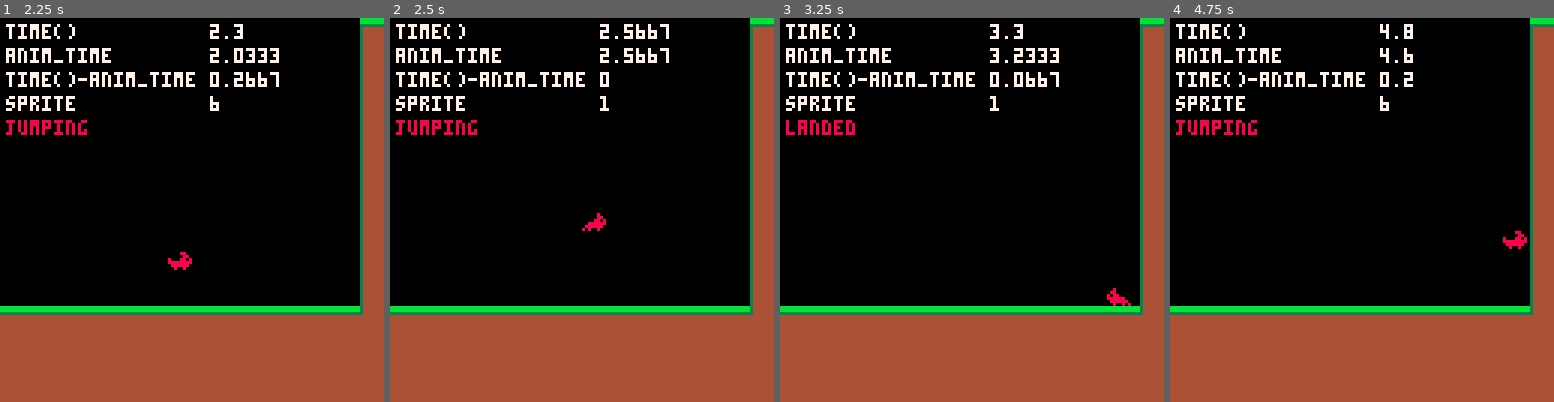
Above: before the commit, frames 1-4 (left to right).
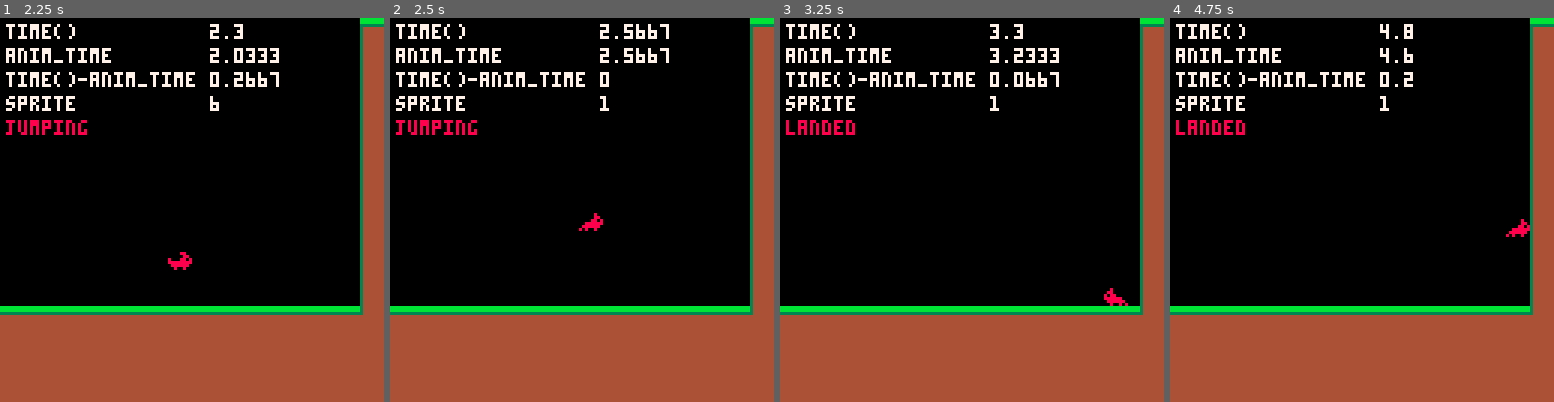
Above: after the commit, the same moments.

Repository: matthewdimatteo/helloworld
Game: PICO-8 cartridge sidescroller05_animated_sprite.p8
The game is run twice, just before and just after one commit, with the same random seed, the same clock (stepped at 60 frames per second) and the same inputs.
Inputs:
- Up to frame 1 (2.25 s): tap X (X key) at 0.33, 1.07, 1.85 s; tap O (Z key) at 0.7, 1.7, 2.1 s; hold Right 1.6-2.1 s; hold Up from 2.15 s (still down)
- Up to frame 2 (2.5 s): release Up at 2.42 s; hold Right from 2.47 s (still down)
- Up to frame 3 (3.25 s): tap O (Z key) at 2.5, 2.9 s; tap X (X key) at 2.97 s; release Right at 3.03 s; hold Left from 3.08 s (still down)
- Up to frame 4 (4.75 s): tap O (Z key) every 0.4 s from 3.3 to 4.5 s; release Left at 3.58 s; hold Down 3.63-3.97 s; hold Right 4.02-4.68 s; tap X (X key) at 4.08 s; hold Up from 4.73 s (still down)

Frame 1 is identical in both runs. In frame 2, 0.1% of the frame differs, in the area x 49-57%, y 50-56%; in frame 3, 0.1%; in frame 4, 0.5%, in the area x 1-94%, y 20-61%.

Commit message:
Add files via upload

Diff:
--- a/sidescroller05_animated_sprite.p8
+++ b/sidescroller05_animated_sprite.p8
@@ -5,29 +5,33 @@
 -- example 05: sprite animation
 -- by matthew dimatteo
 
+-- tab 0: game loop
+-- tab 1: player functions
+-- tab 2: animation function
+-- tab 3: map collision function
+
 -- runs once at start
 function _init()
 
 	-- physics
-	gravity=0.3
-	friction=0.85
+	grav=0.3
+	fric=0.85
 
 	-- map tile flags
 	ground=0
-	platform=1
 
 	-- baseline value for player animation timer
 	anim_time=0
 
 	-- object initialization
-	make_player()
+	make_plyr() -- tab 1
 
 end -- end _init()
 
 -- runs 30x per second
 function _update()
-	move_player()
-	animate_player()
+	move_plyr() -- tab 1
+	anim_plyr() -- tab 2
 end -- end _update()
 
 -- runs 30x per second
@@ -39,237 +43,316 @@
 	print("time()           "..time(),2,2,7)
 	print("anim_time        "..anim_time,2,10,7)
 	print("time()-anim_time "..time()-anim_time,2,18,7)
-	print("sprite           "..player.sp,2,26,7)
+	print("sprite           "..plyr.n,2,26,7)
 
 	-- print jumping/landed
-	if player.landed then
+	if plyr.landed then
 	 	print("landed",2,34,8)
 	else
 	 	print("jumping",2,34,8)
-	end -- end if player.landed
-
-	spr(player.sp,player.x,player.y,1,1,player.flip) -- draw player
+	end -- end if plyr.landed
+
+	spr(plyr.n,plyr.x,plyr.y,1,1,plyr.flip) -- draw player
 end -- end _draw()
 -->8
-
--- player
+-- player functions
 
 -- make_player()
-function make_player()
+function make_plyr()
 
 	-- player object
-	player={}
+	plyr={}
 
 	-- sprite number
-	player.sp=1
+	plyr.n=1
 
 	-- starting position (in px)
-	player.x=16
-	player.y=0
+	plyr.x=16
+	plyr.y=0
 
 	-- width and height (in px)
-	player.w=8
-	player.h=8
+	plyr.w=8
+	plyr.h=8
 
 	-- sprite direction (x-axis)
-	player.flip=false
+	plyr.flip=false
 
 	-- change in x/y
-	player.dx=0
-	player.dy=0
-
-	-- max speed
-	player.max_dx=2
-	player.max_dy=3
-
-	-- acceleration
-	player.x_acc=0.5
-	player.y_acc=4
+	plyr.dx=0
+	plyr.dy=0
+
+	-- speed
+	plyr.xspd=0.5
+	plyr.yspd=4
 
 	-- animation timer
 	anim=0
 
 	-- player state
-	player.landed=false
-
-end -- end make_player()
+	plyr.landed=false
+
+end -- end make_plyr()
 
 -- move player
-function move_player()
-
-	player.dy+=gravity -- increment change in y by gravity
-	player.dx*=friction -- if friction < 1, multiplication reduces change in x
-
-	-- hold left
-	if btn(0) then
-		player.dx-=player.x_acc
-		player.flip=true
-	end -- end if btn(0)
-
-	-- hold right
-	if btn(1) then
-		player.dx+=player.x_acc
-		player.flip=false
-	end -- end if btn(1)
+function move_plyr()
+
+	-- dx and dy are used to
+	-- calculate how much the
+	-- player will move each frame
+
+	-- multiplying dx by a friction
+	-- value less than 1 slows it
+	plyr.dx*=fric
+
+	-- inc change in y by gravity
+	-- to make player fall
+	plyr.dy+=grav
+
+	-- the player's x and y values
+	-- must be incremented by dx
+	-- and dy, respectively, at
+	-- the end of this function
+	-- in order to move
+
+	-- hold left arrow
+	if btn(⬅️) then
+
+		-- substract from change in x
+		-- to move left
+		plyr.dx-=plyr.xspd
+
+		-- flip player sprite since
+		-- it faces right by default
+		plyr.flip=true
+
+	end -- end if btn(⬅️)
+
+	-- hold right arrow
+	if btn(➡️) then
+
+		-- add to change in x to
+		-- move right
+		plyr.dx+=plyr.xspd
+
+		-- unflip the sprite in case
+		-- the player had been
+		-- moving left
+		plyr.flip=false
+
+	end -- end if btn(➡️)
 
 	-- press up or x to jump
-	if (btnp(2) or btnp(5))
-	and player.landed then
-		player.dy-=player.y_acc
-		player.landed=false
-		sfx(6) -- jump sound
-	end -- end if btnp(2 or 5)
-
-	-- check vertical collision below (if dy is positive, the player is falling)
-	if player.dy>0 then
-
-		-- set player state
-		player.landed=false
-
-		-- handle collision with floor
-		if map_collision(player,"down",ground) then
-			player.landed=true
-			player.dy=0 -- stop moving
-
-			-- because of dy momentum, the player can fall a few px into the floor
-			-- this calculates how many px and re-adjusts y
-			-- credit to nerdyteachers.com for this line of code
-			player.y-=((player.y+player.h+1)%8)-1
-		end -- end map_collision ground
-
-	end -- end if player.dy>0
-
-	-- check horizontal collision left (if dx negative, the player is moving left)
-	if player.dx<0 then
-
-		if map_collision(player,"left",ground) then
-			player.dx=0 -- stop moving
-		end -- end map_collision left
-
-	-- check horizontal collision right (if dx positive, the player is moving right)
-	elseif player.dx>0 then
-
-		if map_collision(player,"right",ground) then
-			player.dx=0 -- stop moving
-		end -- end map_collision right
-
-	end -- end if player.dx</>0
+	-- (btnp does not require key
+	-- to be held down)
+	if (btnp(⬆️) or btnp(❎))
+
+	-- w/o the second condition,
+	-- the player would be able
+	-- to jump indefinitely
+ 	and plyr.landed then
+
+		-- subtract from change in y
+		-- to move up on the screen
+		plyr.dy-=plyr.yspd
+
+		-- set boolean to false to
+		-- prevent double jump
+		plyr.landed=false
+
+	end -- end if btnp(⬆️/❎)
+
+	-- stop falling when touching
+	-- a solid tile below player
+	if mcollide(plyr,"down",solid)
+	and plyr.dy > 0
+	then
+		plyr.landed=true
+		plyr.dy=0 -- stop falling
+
+		-- because of vertical speed,
+		-- the player can fall a few
+		-- px into the floor. this
+		-- calculates how many px and
+		-- re-adjusts y (credit to
+		-- nerdyteachers.com for this
+		-- formula)
+		plyr.y-=
+		((plyr.y+plyr.h+1)%8)-1
+
+	end -- end if mcollide down
+
+	-- stop moving up when there's
+	-- collision with a solid tile
+	-- above the player
+	if mcollide(plyr,"up",solid)
+	and plyr.dy < 0
+	then
+		plyr.landed=true
+		plyr.dy=0 -- stop jumping
+	end -- end if mcollide up
+
+	-- set speed limit
+	if big == true then
+		maxdx=2
+	else
+		maxdx=3
+	end
+
+	-- apply speed limit
+	if plyr.dx < -maxdx then
+		plyr.dx = -maxdx
+	end
+	if plyr.dx > maxdx then
+		plyr.dx = maxdx
+	end
+
+	-- correct position on left
+	-- and right
+	fixl=1-((plyr.x+1)%8)
+	fixr=((plyr.x+plyr.w+1)%8)-1
+
+	-- prevent overcorrection
+	if abs(fixl) > 4 then
+		fixl = 8-abs(fixl)
+	end
+
+	-- collide with solid on left
+	if plyr.dx < 0 and
+	mcollide(plyr,"left",solid)
+	then
+		plyr.dx=0 -- stop moving l/r
+
+		-- don't get stuck in wall
+		plyr.x+=fixl
+	end -- end if plyr.dx<0
+
+ 	-- collide with solid on right
+	if plyr.dx > 0 and
+	mcollide(plyr,"right",solid)
+	then
+		plyr.dx=0 -- stop moving l/r
+
+		-- don't get stuck in wall
+		plyr.x-=fixr
+	end -- end if plyr.dx>0
 
 	-- update x,y pos by dx,dy
-	player.x+=player.dx
-	player.y+=player.dy
-
-	-- constrain to left edge of map
-	if player.x<0 then
-		player.x=0
-	end -- end if at map_start
+	plyr.x+=plyr.dx
+	plyr.y+=plyr.dy
+
+	-- keep player on screen
+	if plyr.x<0 then
+		plyr.x=0
+	end -- end if x<0
+
+	-- jumping sprite
+	if plyr.landed == false then
+		plyr.n=6
+	end -- end if false
+
+	-- default sprite
+	if plyr.landed then
+		plyr.n=1
+	end -- end if plyr.landed
+
+end -- end move_player()
+-->8
+-- animation function
+function anim_plyr()
 
 	-- switch to jumping sprite
-	if player.landed == false then
-		player.sp=6
-	end -- end if player.jumping
+	if plyr.landed == false then
+		plyr.n=6
+	end -- end if plyr.jumping
 
 	-- default sprite
-	if player.landed then
-		player.sp=1
-	end -- end if player.landed
-
-end -- end move_player()
-
--- animate_player()
-function animate_player()
-
-	-- switch to jumping sprite
-	if player.landed == false then
-		player.sp=6
-	end -- end if player.jumping
-
-	-- default sprite
-	if player.landed then
-		player.sp=1
-	end -- end if player.landed
+	if plyr.landed then
+		plyr.n=1
+	end -- end if plyr.landed
 
 	-- loop first 3 sprites to run
-	if btn(0) or btn(1) then
+	if btn(⬅️) or btn(➡️) then
 		if time()-anim_time>.15 then
 			anim_time=time() -- reset
-			player.sp+=1 -- next sprite
-			if player.sp>3 then
-			player.sp=1 -- loop around
+			plyr.n+=1 -- next sprite
+			if plyr.n>3 then
+			plyr.n=1 -- loop around
 			end -- end if sp>3
 		end -- end if time>anim_time
-	end -- end if player.running
+	end -- end if plyr.running
 
 end -- end animate_player()
 -->8
-
--- map collision
-function map_collision(obj,dir,flag)
-
-	-- this function checks two points on the tile adjacent to the player:
-	-- x1,y1 and x2,y2
-
-	-- we can then use these coordinates to look up the tile's sprite number and whether it has a flag
-
-	local x1=0
-	local y1=0
-	local x2=0
-	local y2=0
-
-	-- position of tile to left
-	if dir=="left" then
-		x1=obj.x-1
-		y1=obj.y+1
-		x2=x1-1
-		y2=y1+obj.h-3
-
-	-- position of tile to right
-	elseif dir=="right" then
-		x1=obj.x+obj.w
-		y1=obj.y+1
-		x2=x1+1
-		y2=y1+obj.h-3
-
-	-- position of tile above
-	elseif dir=="up" then
-		x1=obj.x
-		y1=obj.y-1
-		x2=x1+8
-		y2=y1-1
-
-	-- position of tile below
-	elseif dir=="down" then
-		x1=obj.x+2
-		y1=obj.y+obj.h
-		x2=x1+obj.w/2-1
-		y2=y1+1
-	end -- end if/elseif
-
-	-- convert from pixels to tiles (each tile is 8x8 pixels)
-	local point_1_x=flr(x1/8)
-	local point_1_y=flr(y1/8)
-	local point_2_x=flr(x2/8)
-	local point_2_y=flr(y2/8)
-
-	-- get sprite number of adjacent tile
-	local point_1_sprite=mget(point_1_x,point_1_y)
-	local point_2_sprite=mget(point_2_x,point_2_y)
-
-	-- check flag on sprite for adjacent tile
-	local point_1_has_flag=fget(point_1_sprite,flag)
-	local point_2_has_flag=fget(point_2_sprite,flag)
-
-	-- if either point of the tile is a sprite with the flag, there is collision between the player and the tile
-	if point_1_has_flag or point_2_has_flag then
-		return true
-	else
-		return false
-	end -- end if/else
-
-end -- end map_collision()
-
--- use this function inside move_player()
--- for example: if map_collision(player,"down",0) checks for flag 0 below player
+-- map collision function
+	function mcollide(obj,dir,flag)
+
+		-- this function checks two
+		-- points on the tile adjacent
+		-- to the player: hx1,hy1 and
+		-- hx2,hy2 -- we can then use
+		-- these coordinates to look up
+		-- the adjacent tile's sprite
+		-- number and whether it has
+		-- a flag turned on
+
+		-- position of tile to left
+		if dir=="left" then
+			hx1=obj.x-1
+			hy1=obj.y
+
+			hx2=hx1
+			hy2=obj.y+obj.h-1
+
+		-- position of tile to right
+		elseif dir=="right" then
+			hx1=obj.x+obj.w
+			hy1=obj.y
+
+			hx2=hx1
+			hy2=obj.y+obj.h-1
+
+		-- position of tile above
+		elseif dir=="up" then
+			hx1=obj.x
+			hy1=obj.y-1
+
+			hx2=obj.x+obj.w-1
+			hy2=hy1
+
+		-- position of tile below
+		elseif dir=="down" then
+			hx1=obj.x
+			hy1=obj.y+obj.h
+
+			hx2=obj.x+obj.w-1
+			hy2=hy1
+		end -- end if/elseif
+
+		-- get sprite number of
+		-- adjacent tile (divide by 8
+		-- to convert from pixel
+		-- coordinate to tile coordinate)
+		hsp1=mget(flr(hx1/8),flr(hy1/8))
+		hsp2=mget(flr(hx2/8),flr(hy2/8))
+
+		-- check flag on sprite for
+		-- adjacent tile
+		local has_flag1=fget(hsp1,flag)
+		local has_flag2=fget(hsp2,flag)
+
+		if has_flag1 or has_flag2 then
+			return true
+		else
+			return false
+		end -- end if/else
+
+	end -- end mcollide()
+
+	-- use this function in
+	-- move_plyr() -- for example:
+	-- if mcollide(plyr,"down",0)
+	-- checks for flag 0 below the
+	-- player
 __gfx__
 00000000000000000000000000000000000000000000000000000000009499000000000000000000000000000000000000000000000000000000000000000000
 00000000000000000000000000000000000000000000000000008800094999900750057000000000000000000000000000000000000000000000000000000000
@@ -336,7 +419,7 @@
 00000000000000000000000000000000000000000000000000000000000000000000000000000000111111166111111100000000000000000000000000000000
 00000000000000000000000000000000000000000000000000000000000000000000000000000000111111166111111100000000000000000000000000000000
 __gff__
-0000000000000041410000000000000000000000000000000000000000000000000000000000000000000000000000000000000000000000000000000000000000010101010100000303000909090000010100010101210000000909800909090000111101010000000005050500090900000000000000000000010100000000
+0000000000000041410000000000000000000000000000000000000000000000000000000000000000000000000000000000000000000000000000000000000000010101010100000103000909090000010100010101210000000909800909090000111101010000000005050500090900000000000000000000010100000000
 0000000000000000000000000000000000000000000000000000000000000000000000000000000000000000000000000000000000000000000000000000000000000000000000000000000000000000000000000000000000000000000000000000000000000000000000000000000000000000000000000000000000000000
 __map__
 0000000000000000000000000000004143000000000000000000000000000000000000000000000000000000000000000000000000000000000000000000000000000000000000000000000000000000000000000000000000000000000000000000000000000000000000000000000000000000000000000000000000000000
